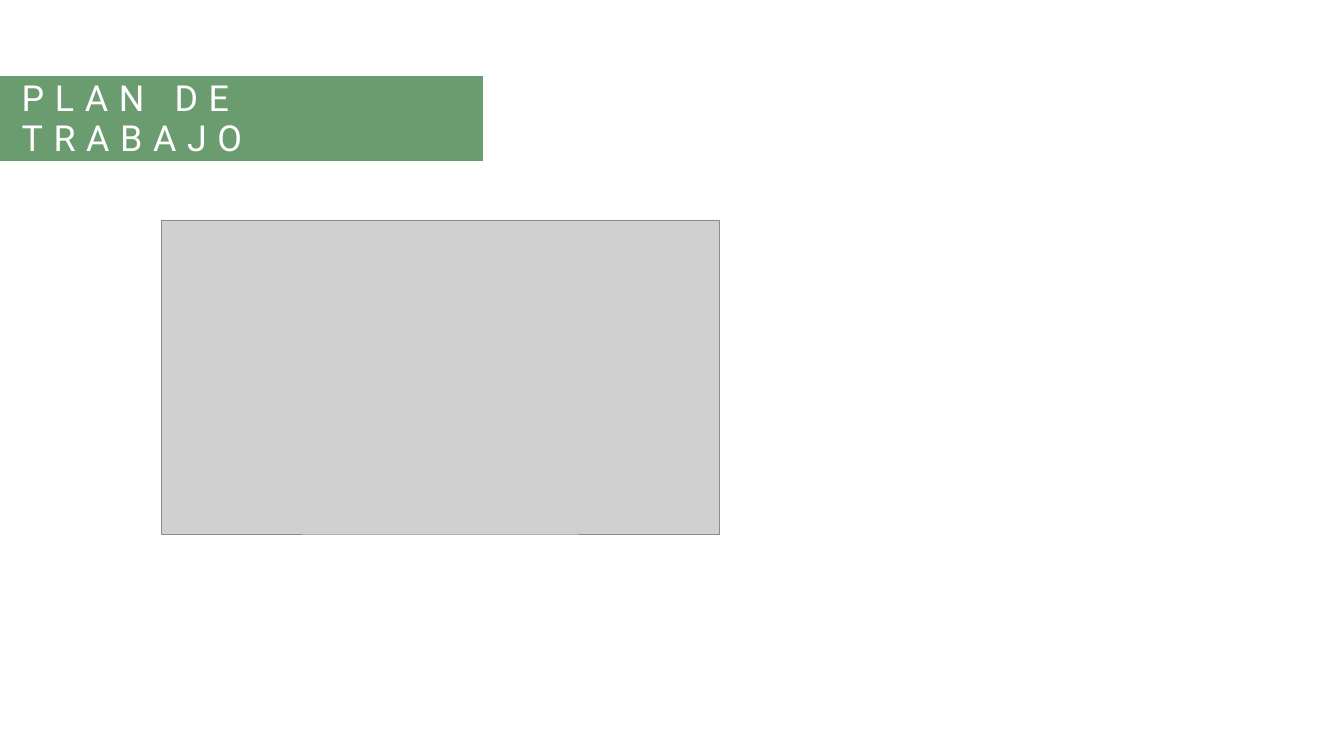
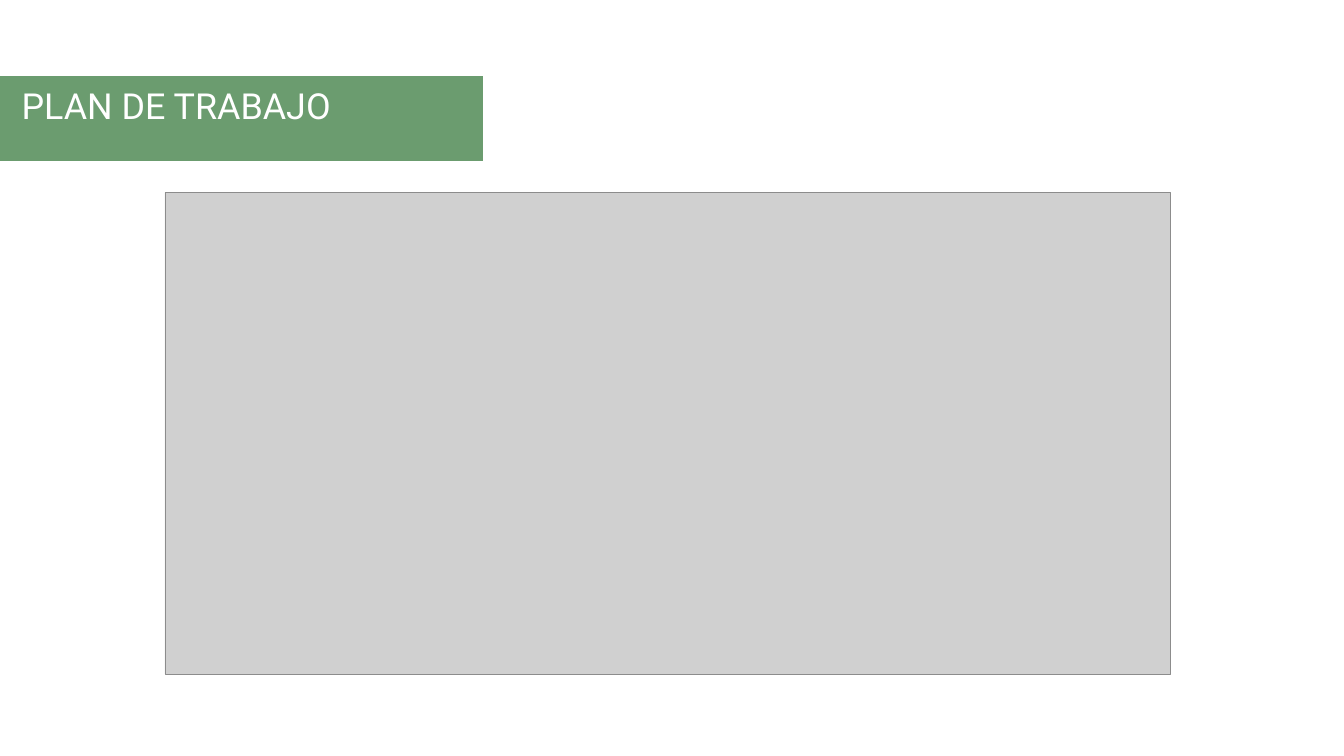
Before and after one commit to samueleliazar/PetPass, a slide deck: slide 10 of Fase 1/Evidencias Grupales/Presentación idea de proyecto.pptx. Drawn at 1344x756 pixels with LibreOffice and Linux fonts; fonts in the diff are those of the drawing; grey boxes stand for pictures. Boxes give left, top, right and bottom in pixels: in the first picture for what was removed or moved away, otherwise in the second. Text is boxed around its words. In the diff, an @@ line names an element or a change of style, - is before the commit and + after.

```diff
--- a/Fase 1/Evidencias Grupales/Presentación idea de proyecto.pptx
+++ b/Fase 1/Evidencias Grupales/Presentación idea de proyecto.pptx
@@ text "PLAN DE TRABAJO" at [22,93,331,120]: letter spacing 11.4 to 0 pt; line spacing 43.1pt to 1.12 @@
@@ picture added at [165,192,1170,674] @@
@@ picture removed at [161,220,719,534] @@
```
Also in this commit, not shown: 10 other slides changed.
